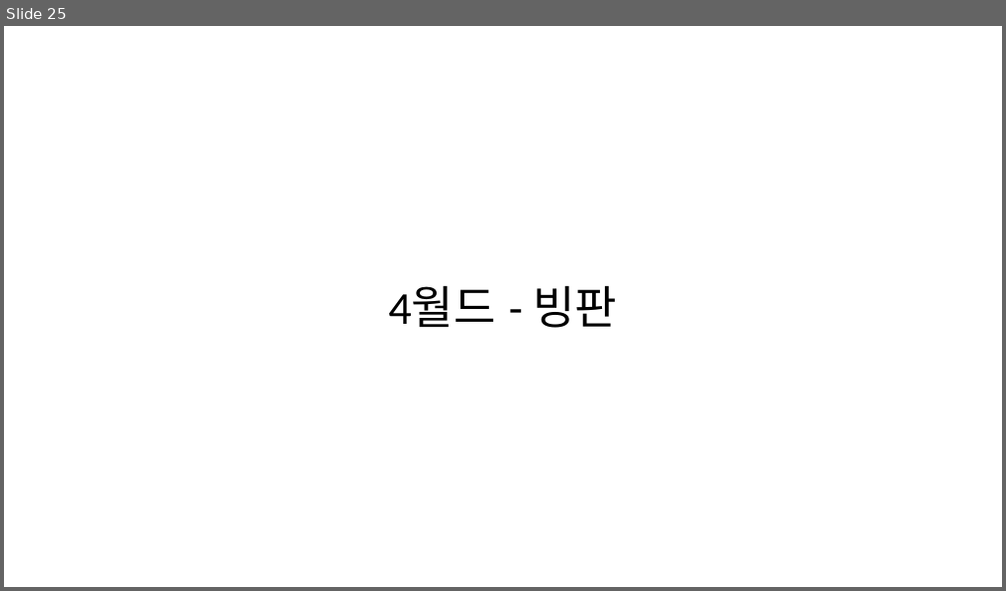
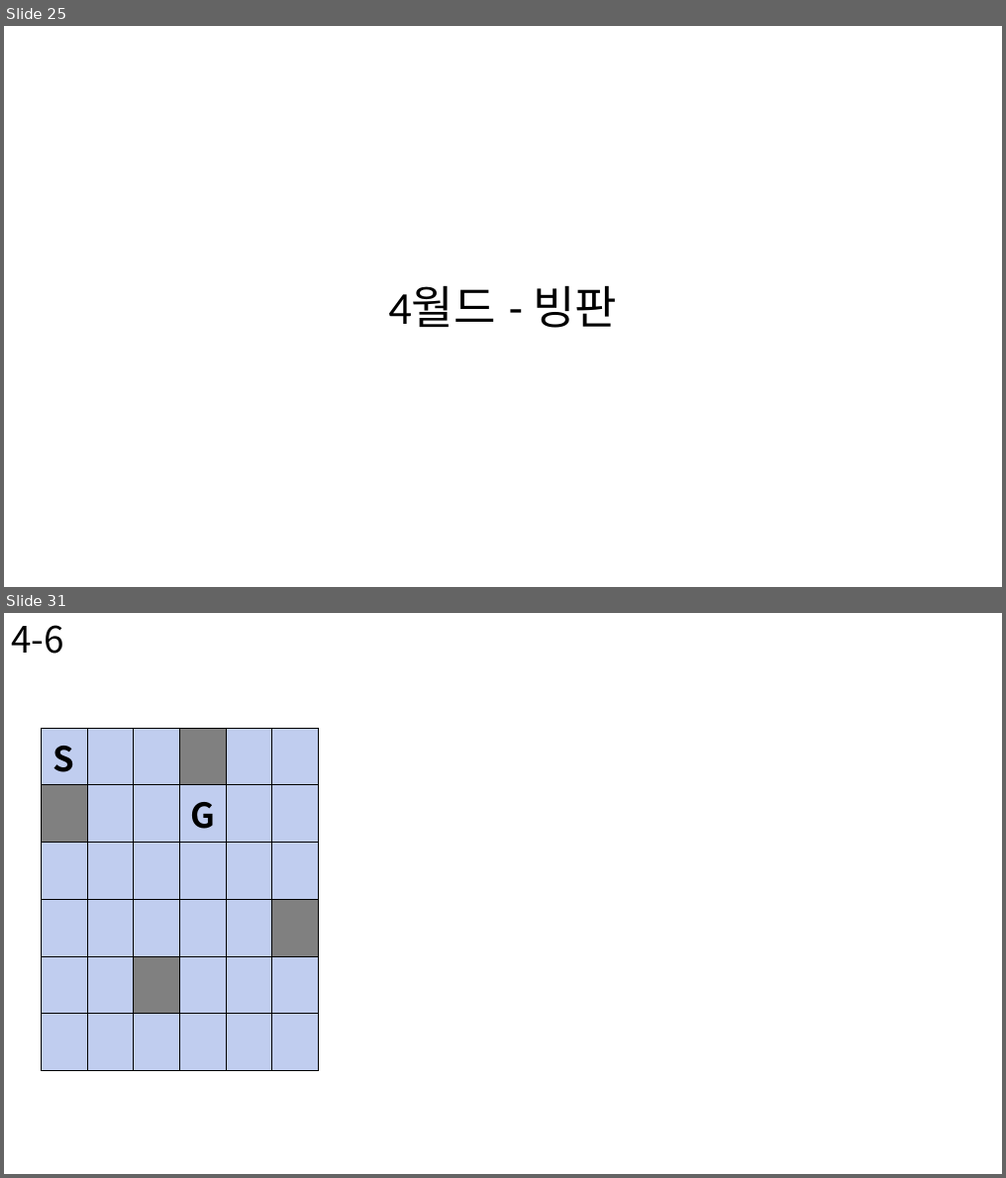
Before and after one commit to BSF0124/Brain-Control, a slide deck: etc/레벨디자인.pptx. Shown one above the other, each under a label of ours: slide 25 before the commit, slides 25 and 31 after it; the slides between them are not shown. The pictures are 1006x591 and 1006x1178 pixels, drawn with LibreOffice and Linux fonts; fonts in the diff are those of the drawing. Boxes give left, top, right and bottom in pixels: in the first picture for what was removed or moved away, otherwise in the second. Text is boxed around its words. In the diff, an @@ line names an element or a change of style, - is before the commit and + after.

```diff
--- a/etc/레벨디자인.pptx
+++ b/etc/레벨디자인.pptx
@@ slide 31 added at box(4, 613, 1002, 1174), background #FFFFFF @@
@@ text added at box(11, 625, 64, 654), 35 pt, text #000000 @@
+4-6
@@ table added at box(41, 728, 319, 1024), 6 rows, 6 columns @@
+S |  |  |  |  | 
+ |  |  | G |  | 
+ |  |  |  |  | 
+ |  |  |  |  | 
+ |  |  |  |  | 
+ |  |  |  |  | 
```
Also in this commit, not shown: 4 slides changed, 5 other slides added, 1 slide removed.
